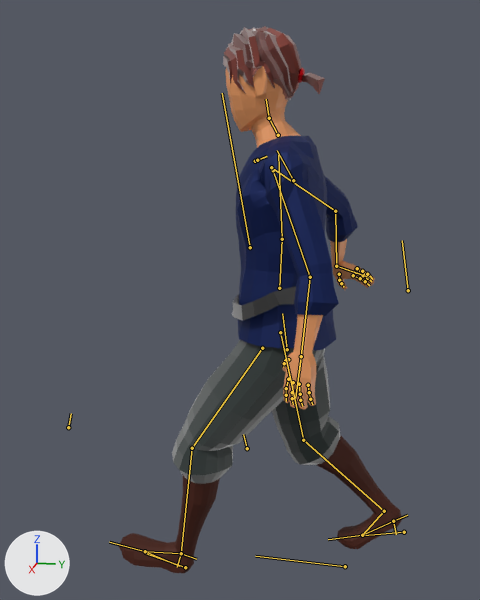
What one commit did to the glTF model Assets/Player/Player-KatanaAnimations.glb.
The view is the same before and after, from a camera (50 mm lens) standing at (1.678, 0.238, 1.182) and looking at (0.006, -0.097, 0.764). The lights are fixed; the arrows at lower left show +X, +Y and +Z. Both versions are drawn at frame 0 of the action 'KatanaBlockStrafeWalkBackward'; the numbers are the values there. The bones that bend it are drawn over the model as lines.

Names of what the first picture shows: 'Samurai'.
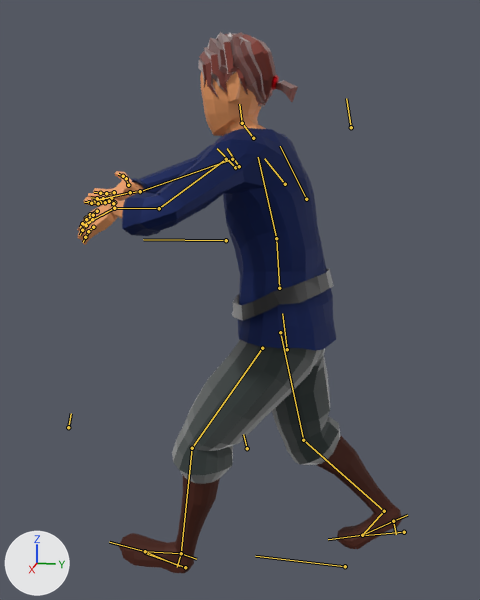
Pixel boxes [x1, y1, x2, y2] of what changed, in the pictures (480 x 600 px):
'Samurai', posed (15% wider)
    before: [119, 26, 402, 573]
    after: [77, 32, 402, 573]
bone 'Spine', root to tip
    before: (279, 288) to (282, 239)
    after: (279, 288) to (276, 238)
bone 'Chest Spine', root to tip
    before: (282, 239) to (278, 155)
    after: (276, 238) to (258, 157)
bone 'Head', root to tip
    before: (269, 118) to (266, 99)
    after: (242, 123) to (239, 104)
bone 'collar.L', root to tip
    before: (255, 161) to (267, 156)
    after: (235, 167) to (217, 148)
bone 'upper_arm.L', root to tip
    before: (273, 170) to (310, 277)
    after: (226, 159) to (159, 208)
bone 'forearm.L', root to tip
    before: (310, 277) to (301, 356)
    after: (159, 208) to (114, 208)
bone 'Hand.L', root to tip
    before: (301, 356) to (299, 373)
    after: (114, 208) to (102, 215)
bone 'collar.R', root to tip
    before: (257, 160) to (266, 156)
    after: (239, 166) to (227, 148)
bone 'upper_arm.R', root to tip
    before: (271, 167) to (335, 211)
    after: (232, 159) to (140, 191)
bone 'forearm.R', root to tip
    before: (335, 211) to (336, 266)
    after: (140, 191) to (130, 192)
bone 'Hand.R', root to tip
    before: (336, 266) to (348, 270)
    after: (130, 192) to (116, 195)

The edits, one by one:
Bone 'Spine' (bone_spine) turns from (0, 6, -2) to (6, 6, -2) degrees about its own x, y and z.
Bone 'Chest Spine' (bone_chest_spine) turns from (11, 6, 1) to (15, 6, 1) degrees about its own x, y and z.
Bone 'Head' (bone_head) turns from (0, -6, 1) to (-14, -6, 2) degrees about its own x, y and z.
Bone 'collar.L' (bone_collar_l) turns from (-4, 3, -7) to (30, -2, 7) degrees about its own x, y and z.
Bone 'upper_arm.L' (bone_upper_arm_l) turns from (74, 41, 56) to (13, 16, 20) degrees about its own x, y and z.
Bone 'forearm.L' (bone_forearm_l) turns from (-5, 0, 6) to (-46, 27, 59) degrees about its own x, y and z.
Bone 'Hand.L' (bone_hand_l) turns from (6, -24, 9) to (45, -44, -51) degrees about its own x, y and z.
Bone 'collar.R' (bone_collar_r) turns from (8, -3, 13) to (39, 16, 3) degrees about its own x, y and z.
Bone 'upper_arm.R' (bone_upper_arm_r) turns from (95, -66, -54) to (-2, -30, -79) degrees about its own x, y and z.
Bone 'forearm.R' (bone_forearm_r) turns from (-19, -4, -22) to (-34, -13, -41) degrees about its own x, y and z.
Bone 'Hand.R' (bone_hand_r) turns from (90, 23, 116) to (-39, 139, 90) degrees about its own x, y and z.
